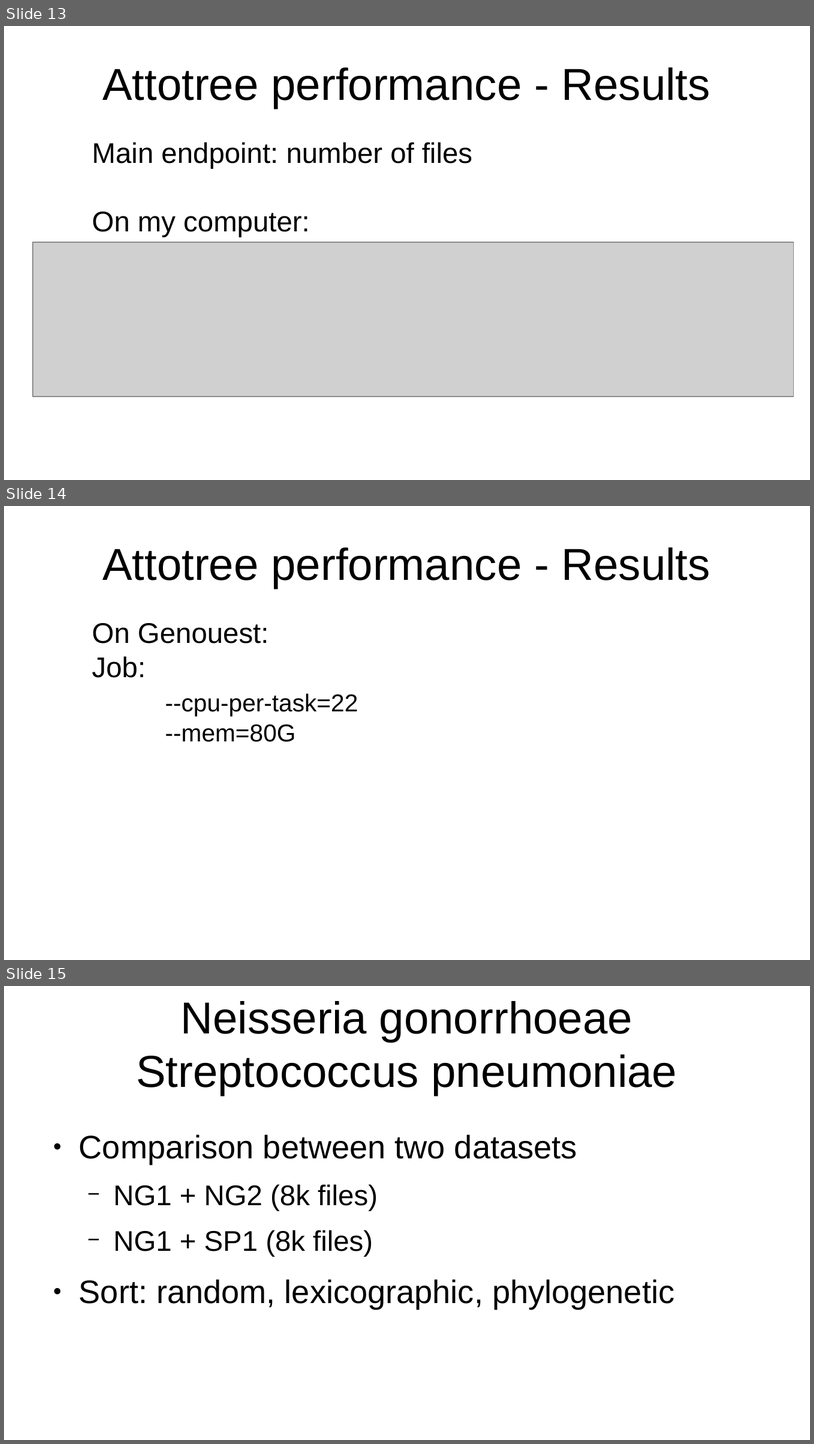
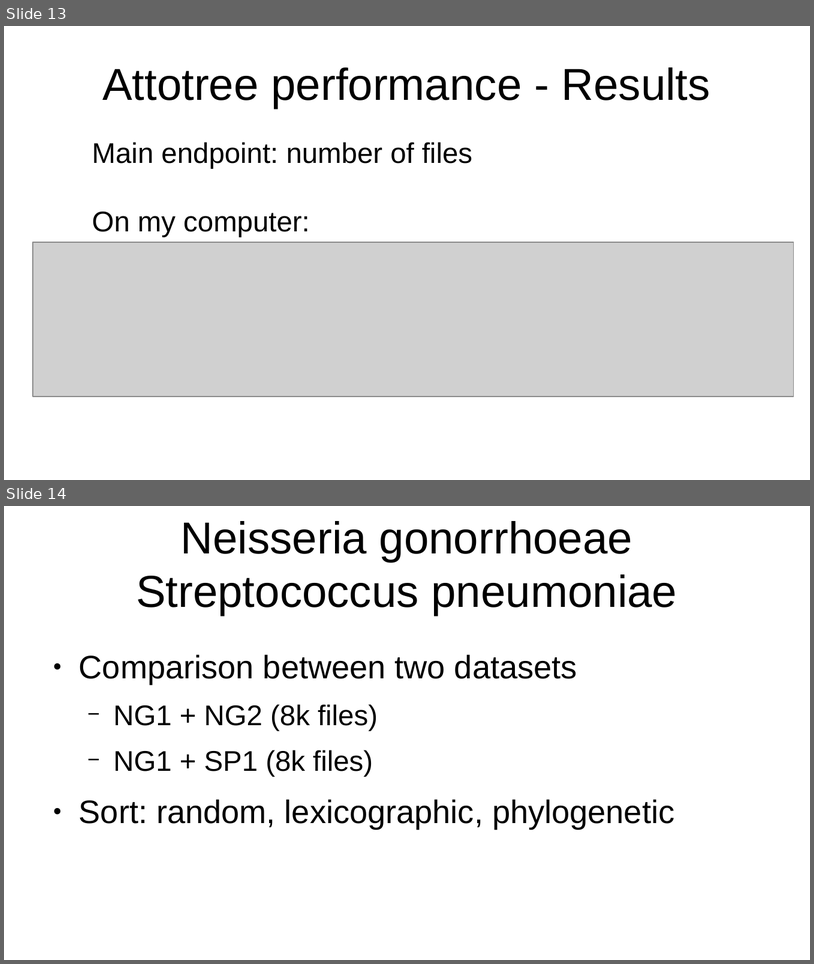
Before and after one commit to AntaoA/Amory_BWT_M1_project_Bioinfo, a slide deck: Diapo.odp. Shown one above the other, each under a label of ours: slides 13, 14 and 15 before the commit, slides 13 and 14 after it. The pictures are 814x1444 and 814x964 pixels, drawn with LibreOffice and Linux fonts; fonts in the diff are those of the drawing; grey boxes stand for pictures. Boxes give left, top, right and bottom in pixels: in the first picture for what was removed or moved away, otherwise in the second. Text is boxed around its words. In the diff, an @@ line names an element or a change of style, - is before the commit and + after.

```diff
--- a/Diapo.odp
+++ b/Diapo.odp
@@ slide 14 removed at <box>4,506,810,960</box>, background #FFFFFF @@
@@ title removed at <box>102,547,711,588</box> @@
-Attotree performance - Results
@@ text removed at <box>92,623,359,742</box> @@
-On Genouest:
-Job:
---cpu-per-task=22
---mem=80G
@@ what was slide 15 is now slide 14 @@
```
Also in this commit, not shown: 1 slide changed, 1 slide added, 12 other files.
